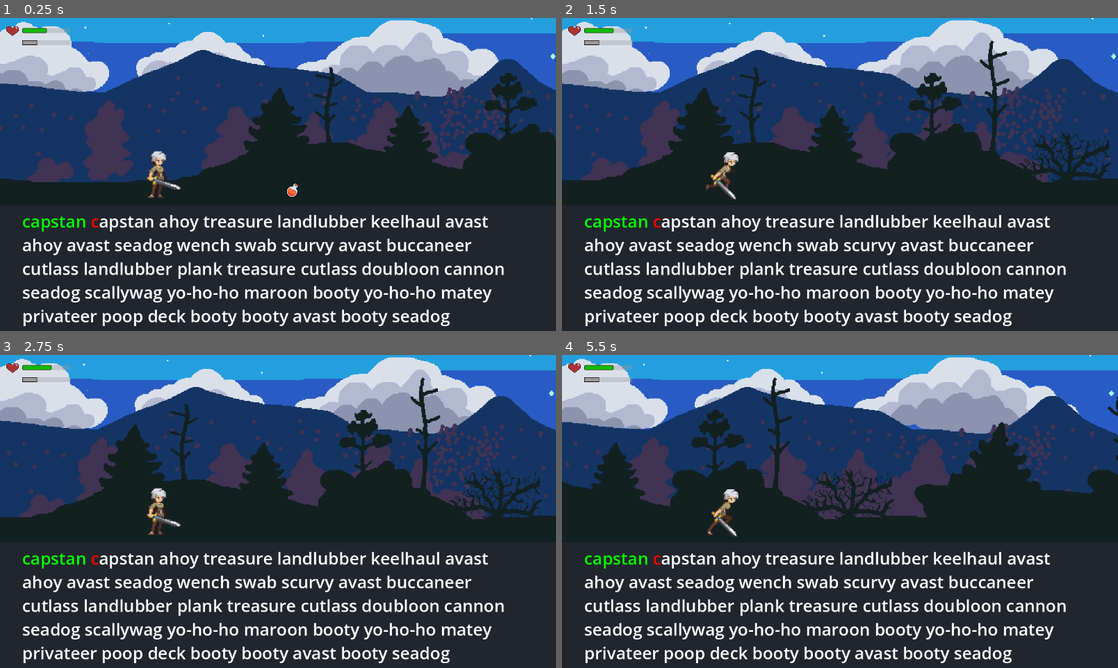
Above: before the commit, frames 1-4 (two rows, left to right).
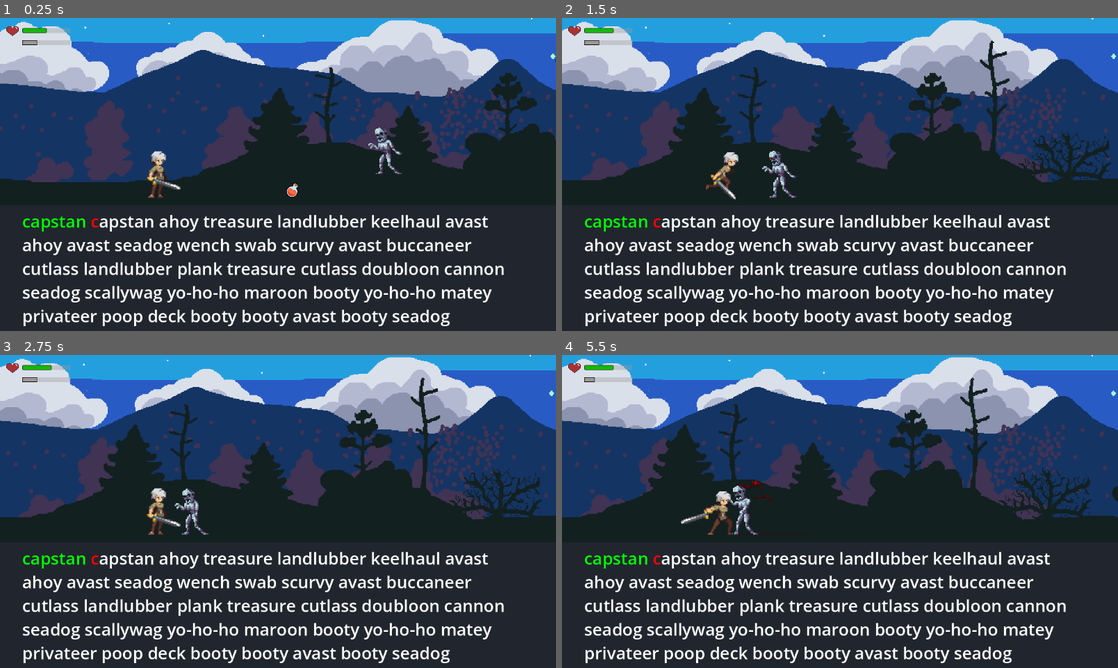
Above: after the commit, the same moments.

Repository: Rip50/RogueType
Game: Godot game, scene res://scenes/levels/level_night_forest.tscn
Same seed, same stepped clock (60 frames per second), same inputs: the game is played once before the commit and once after it.
Inputs (mouse positions are in pixels of both pictures, inside the frame that each line leads up to):
- Up to frame 1 (0.25 s): no input
- Up to frame 2 (1.5 s): tap Enter at 0.5 s; move the mouse to (962, 158) at 0.52 s; hold Right (move_right) from 0.53 s (still down); tap Space (attack) at 0.6 s; click (962, 158) at 0.67 s; move the mouse to (728, 190) at 1.27 s; tap Tab (pick_up) at 1.35 s
- Up to frame 3 (2.75 s): move the mouse to (333, 442) at 2.02 s; release Right (move_right) at 2.03 s; tap Space (attack) at 2.1 s
- Up to frame 4 (5.5 s): move the mouse to (812, 574) at 2.77 s; hold Right (move_right) 2.78-4.28 s; tap Tab (pick_up) at 2.85, 4.35 s; click (812, 574) at 2.92 s; move the mouse to (1006, 558) at 3.52 s; tap Space (attack) at 3.6, 5.1 s; move the mouse to (673, 464) at 4.27 s; move the mouse to (867, 511) at 5.02 s; hold Right (move_right) from 5.03 s (still down); click (867, 511) at 5.17 s

The runs differ from the first frame. In frame 1, 0.3% of the frame differs, in the area x 66-73%, y 34-50%; in frame 2, 0.3%; in frame 3, 0.3%; in frame 4, 16%, in the area x 0-100%, y 0-58%.

Commit message:
Enemies are affected by gravity and collide with the floor.
Enemy spawner's logic simplification

Diff:
--- a/scenes/enemies/enemy.gd
+++ b/scenes/enemies/enemy.gd
@@ -1,7 +1,14 @@
 class_name Enemy
 extends CharacterBody2D
 
-func _physics_process(delta: float) -> void:
+var GRAVITY = 500
+
+func _physics_process(_delta: float) -> void:
 	if velocity == Vector2.ZERO:
 		return
+	if !is_on_floor():
+		velocity.y = GRAVITY
+	else:
+		velocity.y = 0.0
+
 	move_and_slide()
--- a/scenes/enemies/zombie.tscn
+++ b/scenes/enemies/zombie.tscn
@@ -244,7 +244,7 @@
 [node name="Zombie" type="CharacterBody2D" groups=["Damageble", "Enemy"]]
 z_index = -10
 collision_layer = 4
-collision_mask = 2
+collision_mask = 3
 script = ExtResource("1_n530s")
 
 [node name="StateMachine" type="Node" parent="." node_paths=PackedStringArray("state", "debug_label")]
--- a/scenes/enemy_spawner.gd
+++ b/scenes/enemy_spawner.gd
@@ -3,21 +3,16 @@
 
 @export var player: Node2D
 @export var enemies: Array[PackedScene]
-@export var ground: Node2D
 @export var vieport_offset := Vector2(0.0, -1.0)
 @export var maximum_enemies_in_group := 1
 
 @onready var timer: Timer = $Timer
 
-const SPRITE_HEIGHT := 102 #px
+var viewport: Viewport
 
-var ground_level := 0.0
-var viewport: Viewport
 
 func _ready() -> void:
 	timer.timeout.connect(_spawn)
-	var shape = ground.get_node("CollisionShape2D").shape
-	ground_level = shape.distance * shape.normal.y + vieport_offset.y
 	viewport = get_viewport()
 	_start_timer_random_timeout()
 
@@ -32,23 +27,23 @@
 
 	_start_timer_random_timeout()
 
+
 func _spawn_enemies(enemy_scene: PackedScene, position: Vector2, count: int) -> void:
 	for i in range(count):
 		var enemy_position = position + Vector2(i * 30.0 + randf_range(5.0, 20.0), 0.0)
 		_spawn_enemy(enemy_scene, enemy_position)
 
+
 func _spawn_enemy(enemy_scene: PackedScene, position: Vector2) -> void:
-		var enemy = enemy_scene.instantiate()
-		get_parent().add_child(enemy)
-		enemy.position = position
+	var enemy = enemy_scene.instantiate()
+	get_parent().add_child(enemy)
+	enemy.position = position
 
 
 func _get_enemy_position(enemy: PackedScene) -> Vector2:
 	var rect = viewport.get_visible_rect()
 	var position_x = player.position.x + rect.size.x + vieport_offset.x
-
-	#TODO: replace with dinamic sprite height calculation
-	var position_y = ground_level - SPRITE_HEIGHT/2
+	var position_y = player.position.y + vieport_offset.y
 
 	return Vector2(position_x, position_y)
 
--- a/scenes/levels/level_night_forest.tscn
+++ b/scenes/levels/level_night_forest.tscn
@@ -63,10 +63,12 @@
 [node name="HealingPotion" parent="." instance=ExtResource("10_dl7da")]
 position = Vector2(281, 15)
 
-[node name="EnemySpawner" parent="." node_paths=PackedStringArray("player", "ground") instance=ExtResource("6_7sfao")]
+[node name="EnemySpawner" parent="." node_paths=PackedStringArray("player") instance=ExtResource("6_7sfao")]
 player = NodePath("../Player")
 enemies = Array[PackedScene]([ExtResource("6_8g5ty")])
-ground = NodePath("../Environment/Ground")
-vieport_offset = Vector2(50, -1)
+vieport_offset = Vector2(50, -100)
 
 [node name="ItemsSpawner" parent="." instance=ExtResource("11_s8sdf")]
+
+[node name="Zombie" parent="." instance=ExtResource("6_8g5ty")]
+position = Vector2(475, -185)
--- a/scenes/ui/user_interface.tscn
+++ b/scenes/ui/user_interface.tscn
@@ -1,6 +1,6 @@
 [gd_scene load_steps=6 format=3 uid="uid://bq3e801w55dpd"]
 
-[ext_resource type="Texture2D" uid="uid://rajhyjl53v77" path="res://art/Interface/heart.png" id="1_hbs40"]
+[ext_resource type="Texture2D" uid="uid://rajhyjl53v77" path="res://art/interface/heart.png" id="1_hbs40"]
 [ext_resource type="Script" path="res://scenes/ui/user_interface.gd" id="1_k7wxe"]
 
 [sub_resource type="StyleBoxFlat" id="StyleBoxFlat_pwtvn"]
